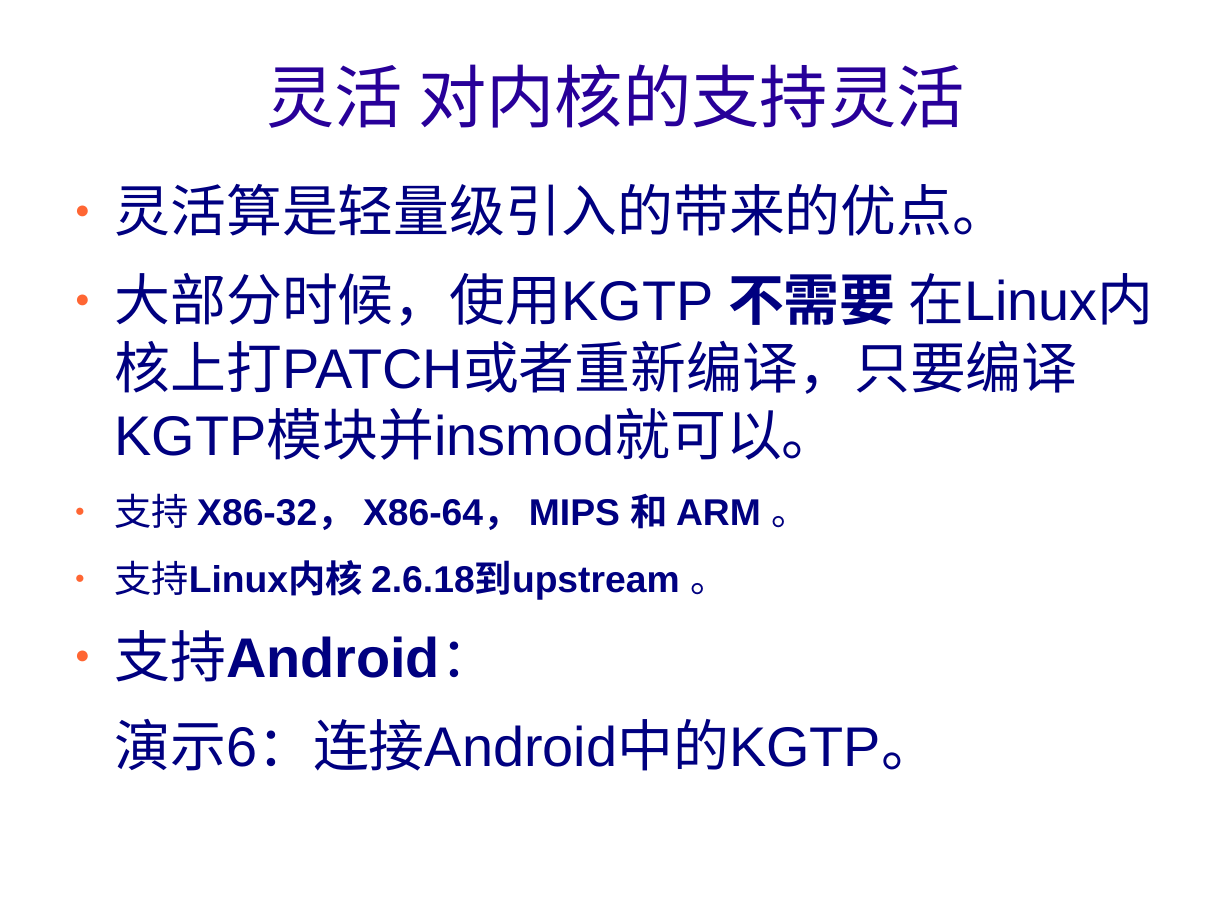
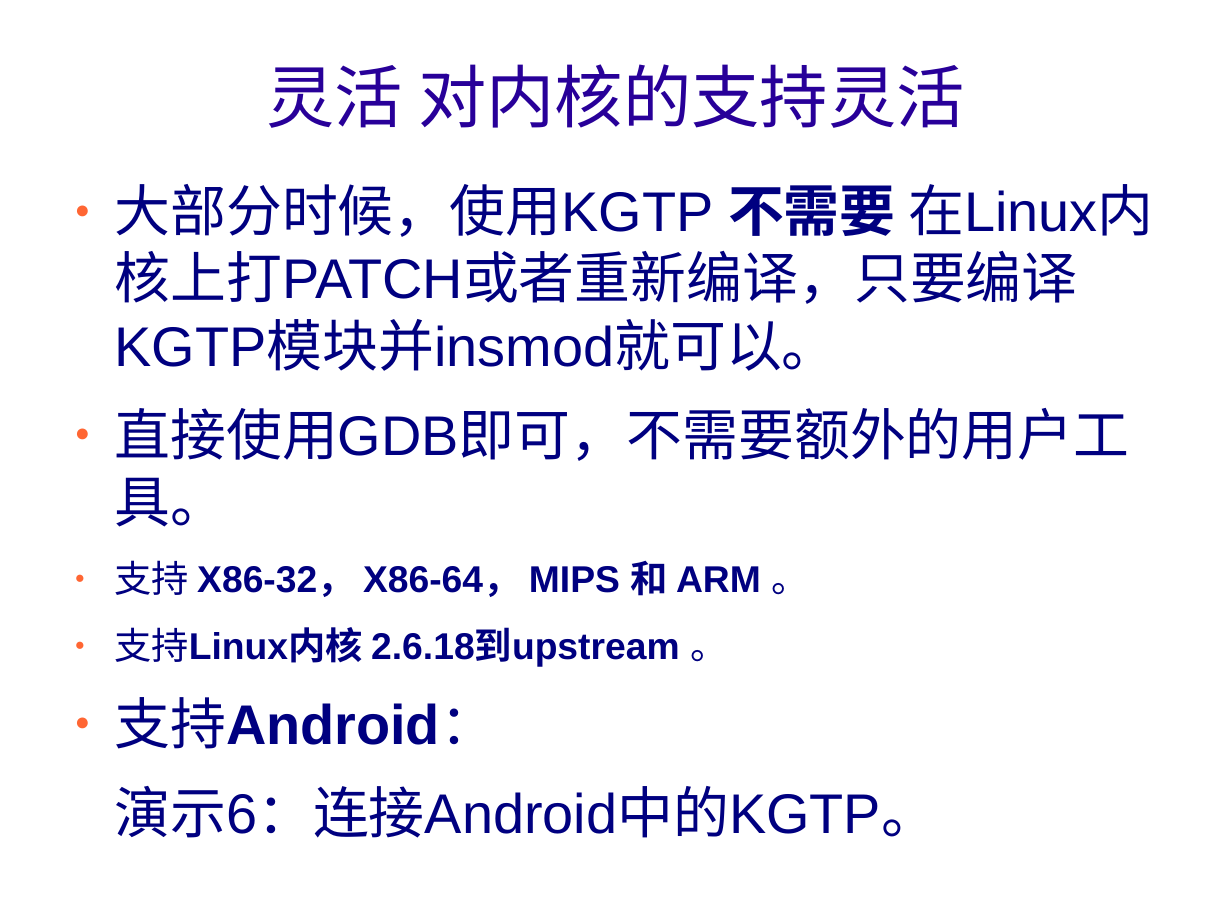
Before and after one commit to teawater/kgtp-misc, a slide deck: slide 10 of show/introduce/kgtpcn.odp. Drawn at 1232x924 pixels with LibreOffice and Linux fonts; fonts in the diff are those of the drawing; background and template pictures are left out. Boxes give left, top, right and bottom in pixels: in the first picture for what was removed or moved away, otherwise in the second. Text is boxed around its words. In the diff, an @@ line names an element or a change of style, - is before the commit and + after.

```diff
--- a/show/introduce/kgtpcn.odp
+++ b/show/introduce/kgtpcn.odp
@@ text at box(114, 184, 1008, 236): paragraph removed @@
-● 灵活算是轻量级引入的带来的优点。
@@ text at box(114, 408, 1129, 527): paragraph added @@
+● 直接使用GDB即可，不需要额外的用户工具。
```
Also in this commit, not shown: 9 other slides changed, 1 slide added.
